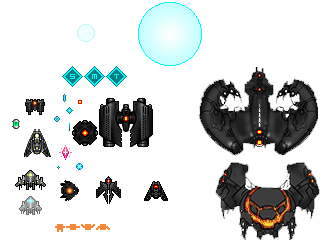
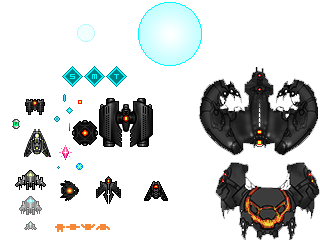
Comparing the layer stacks of the two 320x240 images. Changes:
added layer "Layer 31" above "Layer 29 copy" over [24, 221, 37, 230]
